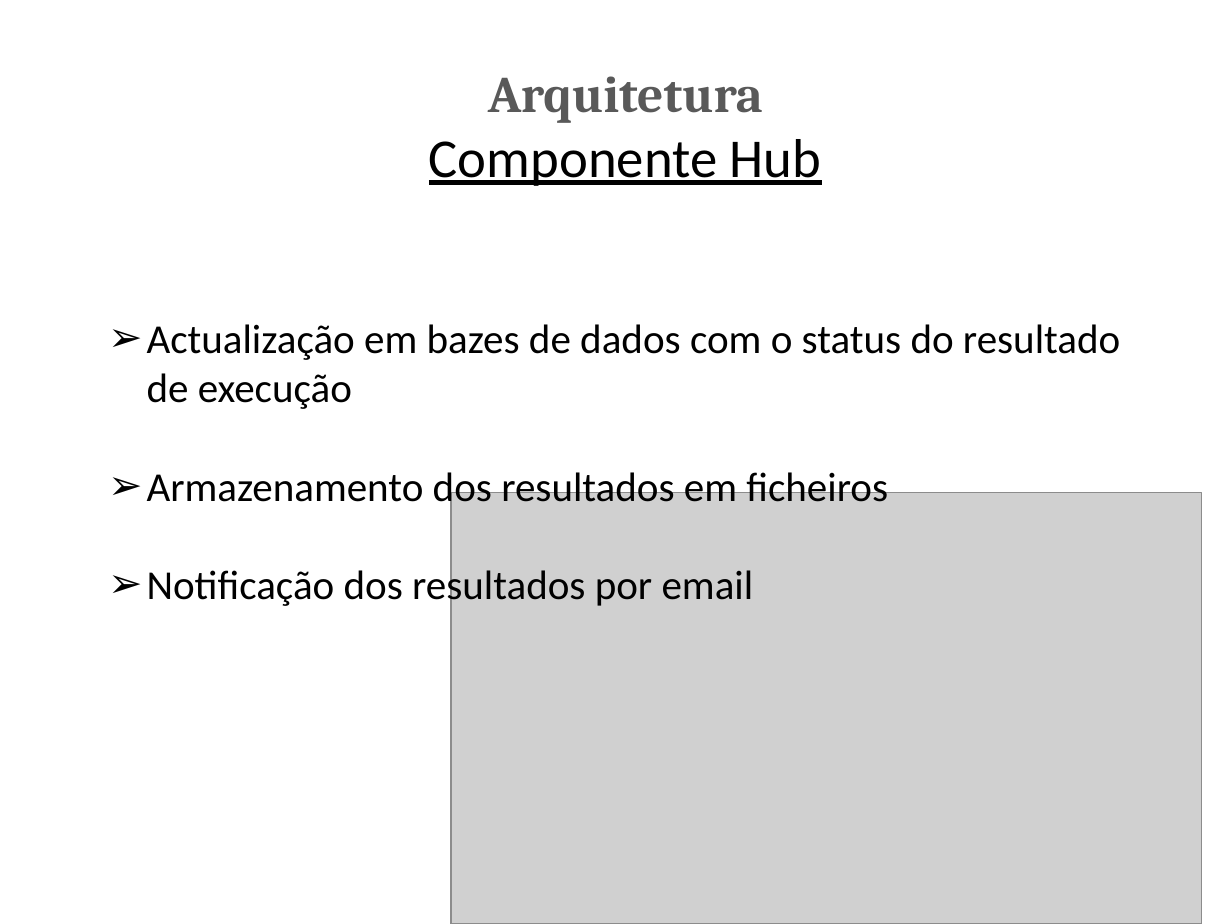
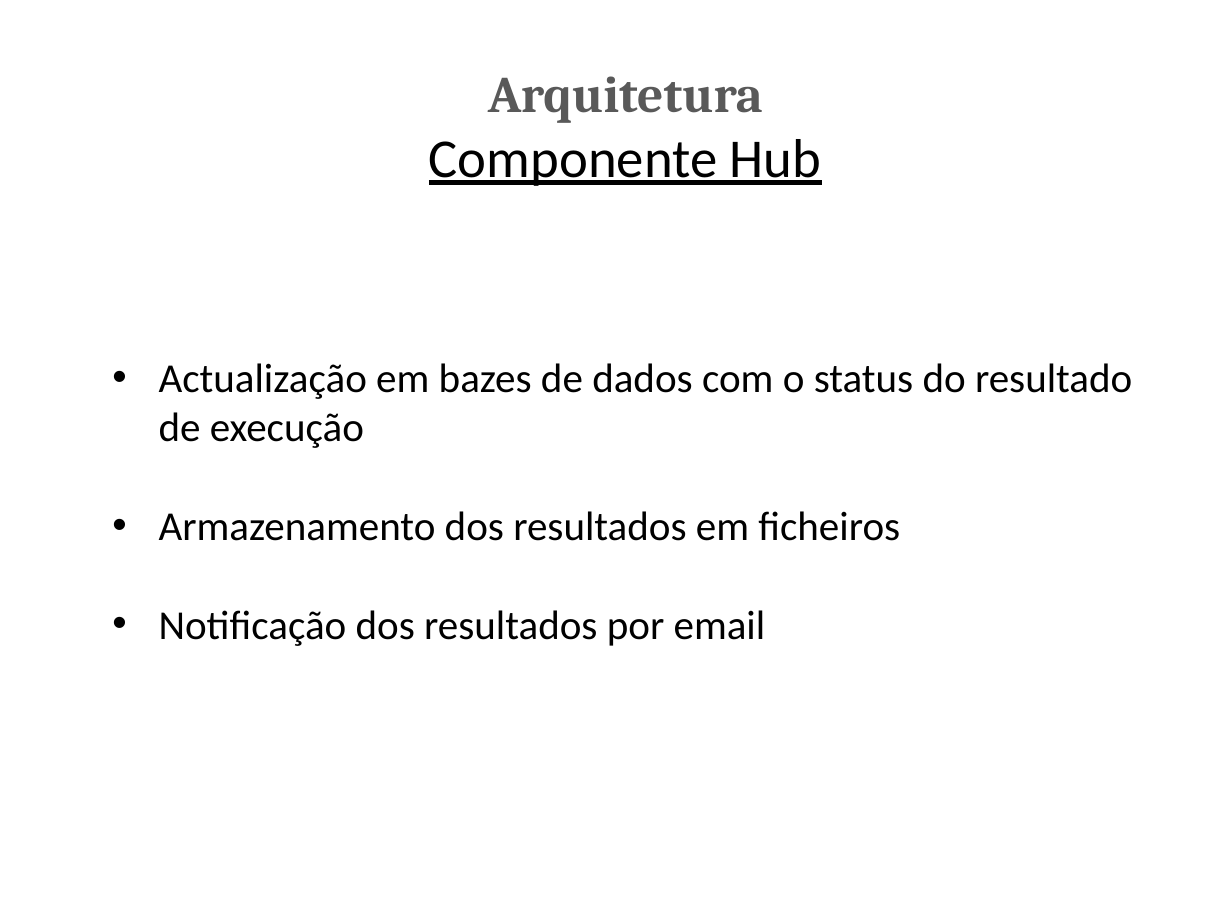
Before and after one commit to marcinschi-iuri/ciaasDocs, a slide deck: slide 17 of PCIS.pptx (slide 11 before the commit). Drawn at 1232x924 pixels with LibreOffice and Linux fonts; fonts in the diff are those of the drawing; grey boxes stand for pictures. Boxes give left, top, right and bottom in pixels: in the first picture for what was removed or moved away, otherwise in the second. Text is boxed around its words. In the diff, an @@ line names an element or a change of style, - is before the commit and + after.

```diff
--- a/PCIS.pptx
+++ b/PCIS.pptx
@@ text "Actualização em bazes de dados ...": place and size @@
-text "Actualização em bazes de dados ..." at [147,324,1120,610]
+text "Actualização em bazes de dados ..." at [159,363,1132,646]
@@ text "Actualização em bazes de dados ..." at [159,363,1132,646]: bullet ➢ to • @@
@@ picture removed at [451,493,1201,924] @@
```
Also in this commit, not shown: 12 other slides changed, 8 slides added, 2 other files.
